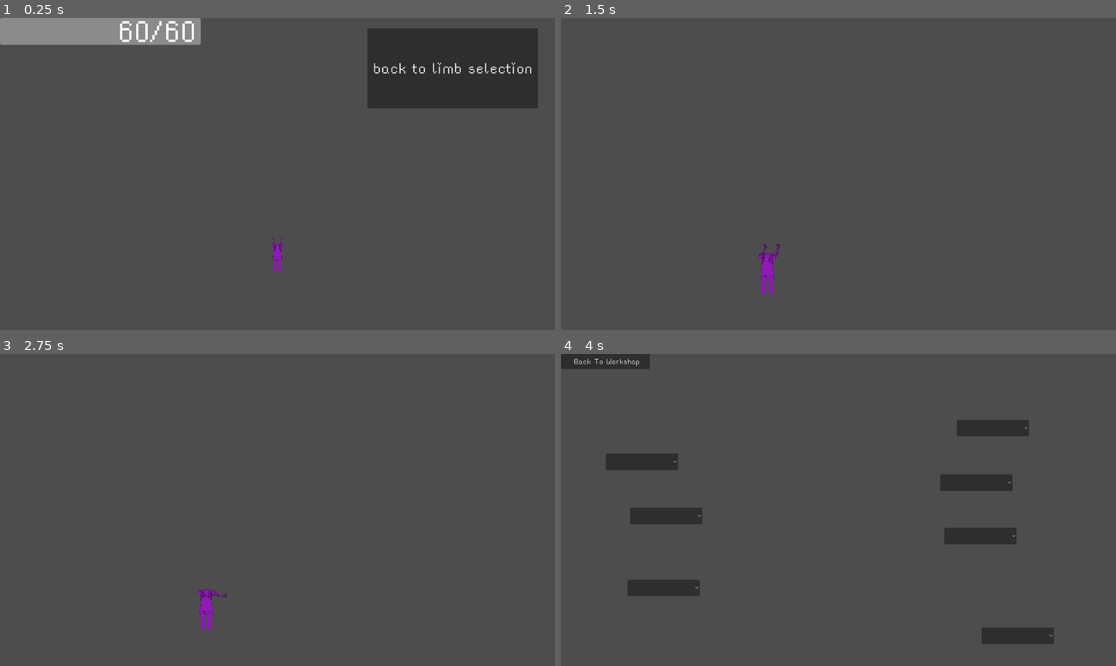
Above: before the commit, frames 1-4 (two rows, left to right).
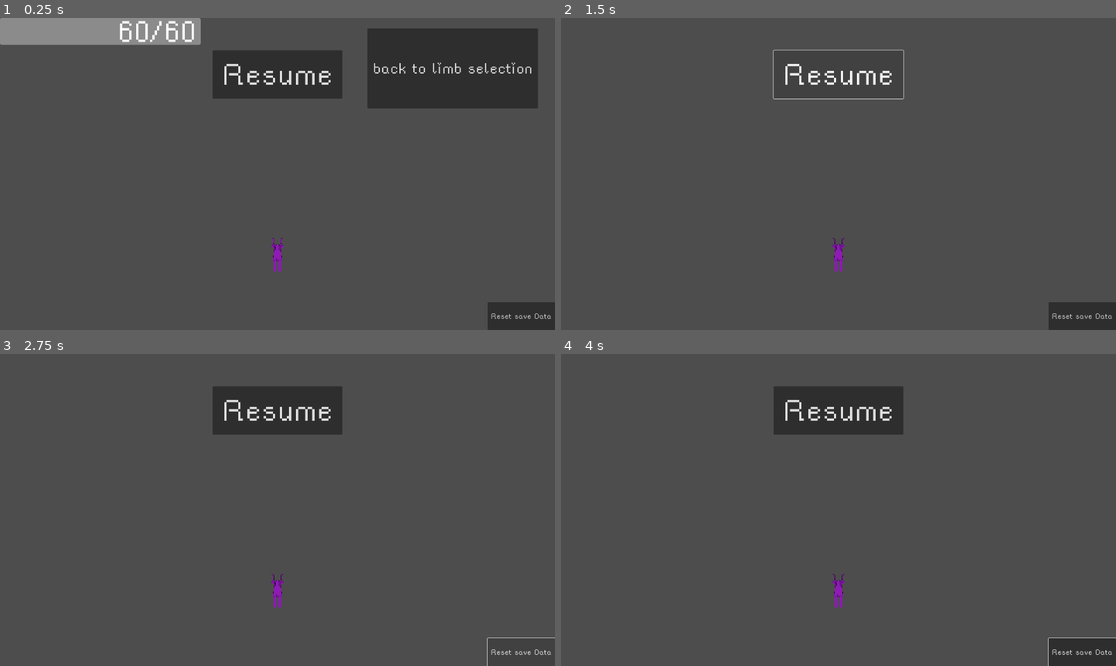
Above: after the commit, the same moments.

Repository: flowerFawn/Robot_game
Game: Godot game, scene res://spawn_level.tscn
Two runs of this game, one before a commit and one after it. Both use one fixed random seed, a clock stepped at 60 frames per second and the inputs below. This scene is started directly instead of the project's main scene.
Inputs (mouse positions are in pixels of both pictures, inside the frame that each line leads up to):
- Up to frame 1 (0.25 s): no input
- Up to frame 2 (1.5 s): click "back to limb selection" at 0.5 s; click (838, 74) at 1.25 s, where only the run after the commit has a clickable "Resume"
- Up to frame 3 (2.75 s): click (521, 653) at 2 s, where only the run after the commit has a clickable "Reset save Data"
- Up to frame 4 (4 s): move the mouse to (960, 494) at 2.77 s; hold W (up) 2.78-3.53 s; hold D (right) from 2.78 s (still down); move the mouse to (727, 525) at 3.52 s; tap F (interact) at 3.6 s; tap W (up) at 3.77, 3.8 s

The runs differ from the first frame. In frame 1, 4.6% of the frame differs, in the area x 38-100%, y 10-100%; in frame 2, 2.0%; in frame 3, 4.0%; in frame 4, 10%, in the area x 0-100%, y 0-100%.

Commit message:
added the option in the pause menu to reset owned limb data
also added tabs to the jsons when being stored

Diff:
--- a/pause_menu.gd
+++ b/pause_menu.gd
@@ -15,3 +15,11 @@
 	get_tree().paused = not get_tree().paused
 	visible = get_tree().paused
 	switched_pause.emit()
+
+
+func reset_data():
+	var default_data = JSON.stringify(load("res://saves/defaults/defaults_owned.json").data, "\n\t")
+	var limb_types = ["arms", "legs", "torsos", "weapons"]
+	for limb_type in limb_types:
+		var owned_file = FileAccess.open("res://saves/owned_" + limb_type + ".json", FileAccess.WRITE)
+		owned_file.store_string(default_data)
--- a/pause_menu.tscn
+++ b/pause_menu.tscn
@@ -1,16 +1,43 @@
-[gd_scene load_steps=2 format=3 uid="uid://de7hik87ocruu"]
+[gd_scene load_steps=3 format=3 uid="uid://de7hik87ocruu"]
 
 [ext_resource type="Script" path="res://pause_menu.gd" id="1_a3smj"]
+[ext_resource type="Theme" uid="uid://bppvu27nvmqm6" path="res://assets/standard_theme.tres" id="2_enp63"]
 
 [node name="PauseCanvas" type="CanvasLayer"]
 process_mode = 3
-visible = false
 script = ExtResource("1_a3smj")
 
-[node name="Button" type="Button" parent="."]
-offset_left = 689.0
-offset_top = 276.0
-offset_right = 1137.0
-offset_bottom = 443.0
+[node name="Control" type="Control" parent="."]
+layout_mode = 3
+anchors_preset = 0
+offset_right = 1920.0
+offset_bottom = 1080.0
 
-[connection signal="button_up" from="Button" to="." method="switch_pause"]
+[node name="Resume" type="Button" parent="Control"]
+layout_mode = 1
+anchors_preset = -1
+anchor_left = 0.5
+anchor_top = 0.104
+anchor_right = 0.5
+anchor_bottom = 0.104
+offset_left = -224.0
+offset_top = -0.32
+offset_right = 224.0
+offset_bottom = 166.68
+grow_horizontal = 2
+theme = ExtResource("2_enp63")
+theme_override_font_sizes/font_size = 128
+text = "Resume"
+
+[node name="ResetData" type="Button" parent="Control"]
+layout_mode = 0
+offset_left = 1687.0
+offset_top = 984.0
+offset_right = 1920.0
+offset_bottom = 1080.0
+theme = ExtResource("2_enp63")
+theme_override_font_sizes/font_size = 32
+text = "Reset save Data"
+
+[connection signal="button_up" from="Control/Resume" to="." method="switch_pause"]
+[connection signal="button_up" from="Control/ResetData" to="." method="reset_data"]
--- /dev/null
+++ b/saves/defaults/defaults_owned.json
@@ -0,0 +1,3 @@
+[
+	"standard",
+]
--- a/saves/owned_arms.json
+++ b/saves/owned_arms.json
@@ -1,3 +1,4 @@
 [
-"standard"
+
+	"standard"
 ]
--- a/saves/owned_legs.json
+++ b/saves/owned_legs.json
@@ -1,3 +1,4 @@
 [
-"standard"
+
+	"standard"
 ]
--- a/saves/owned_torsos.json
+++ b/saves/owned_torsos.json
@@ -1,3 +1,4 @@
 [
-"standard"
+
+	"standard"
 ]
--- a/saves/owned_weapons.json
+++ b/saves/owned_weapons.json
@@ -1,3 +1,4 @@
 [
-"standard"
+
+	"standard"
 ]
--- a/shop_dropdown.gd
+++ b/shop_dropdown.gd
@@ -53,7 +53,7 @@
 		saved_owned_limbs.append(selected_limb_name)
 		print(saved_owned_limbs)
 		var save_location = FileAccess.open("res://saves/owned_" + Temp_Vars.selected_shop_limb + ".json", FileAccess.WRITE)
-		save_location.store_string(JSON.stringify(saved_owned_limbs, "\n"))
+		save_location.store_string(JSON.stringify(saved_owned_limbs, "\n\t"))
 		set_owned_item(true)
 	#get_parent().get_node("LimbSprite").texture
 
